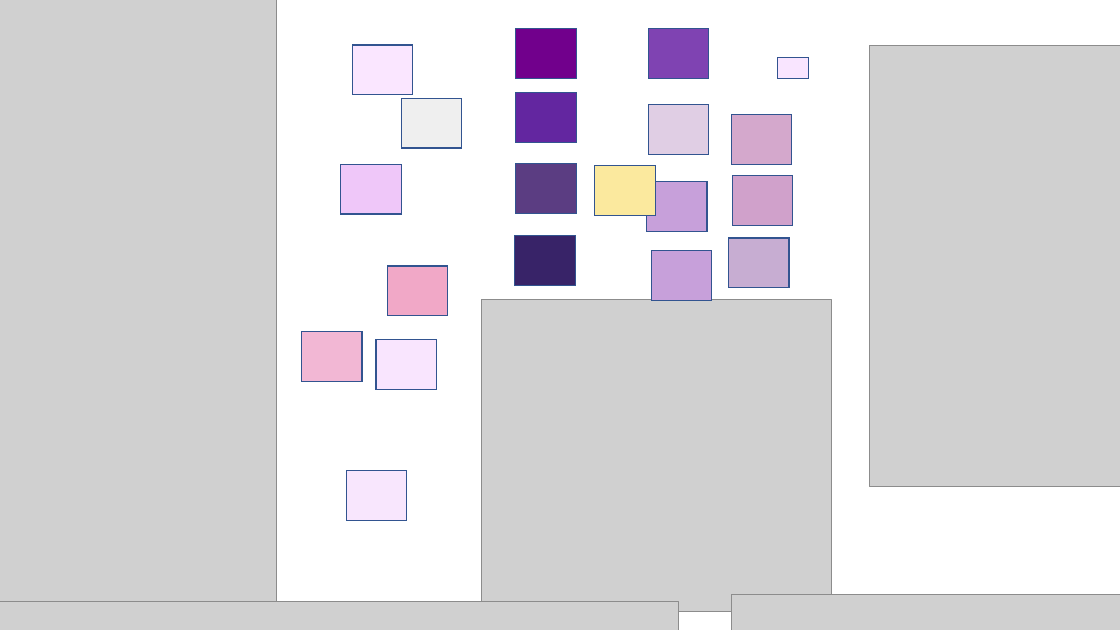
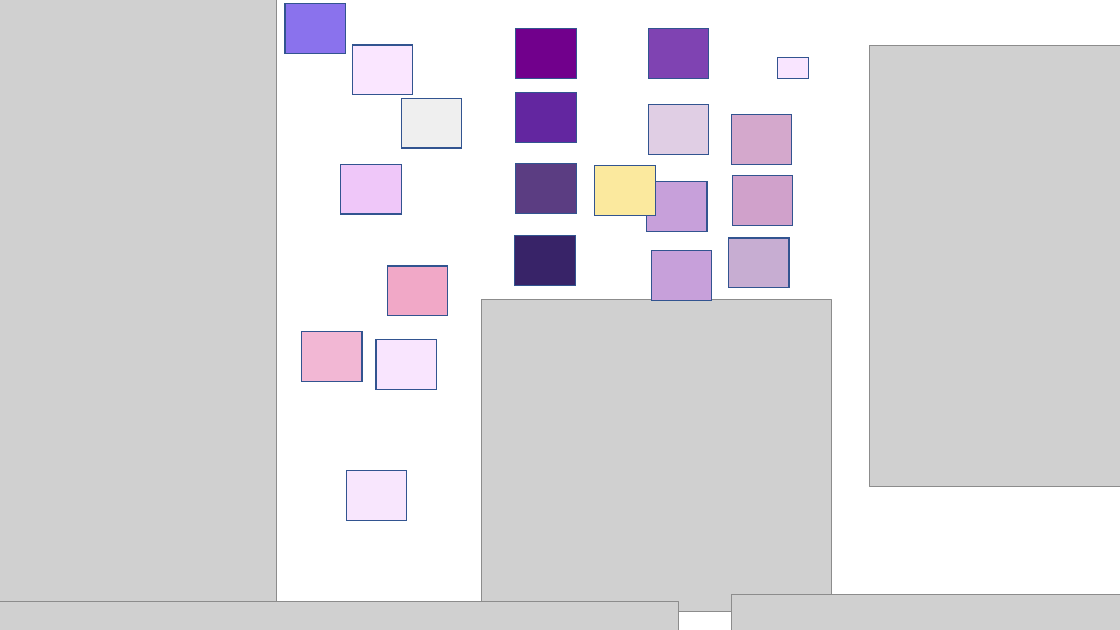
Before and after one commit to SkylabMak/SkylabMak, a slide deck: slide 1 of prepare/Presentation1.pptx. Drawn at 1120x630 pixels with LibreOffice and Linux fonts; fonts in the diff are those of the drawing; grey boxes stand for pictures; background and template pictures are left out. Boxes give left, top, right and bottom in pixels: in the first picture for what was removed or moved away, otherwise in the second. Text is boxed around its words. In the diff, an @@ line names an element or a change of style, - is before the commit and + after.

```diff
--- a/prepare/Presentation1.pptx
+++ b/prepare/Presentation1.pptx
@@ rectangle added at [285,3,345,53], fill #8A72ED, outline #325491 1 pt @@
```
Also in this commit, not shown: 10 other files.
